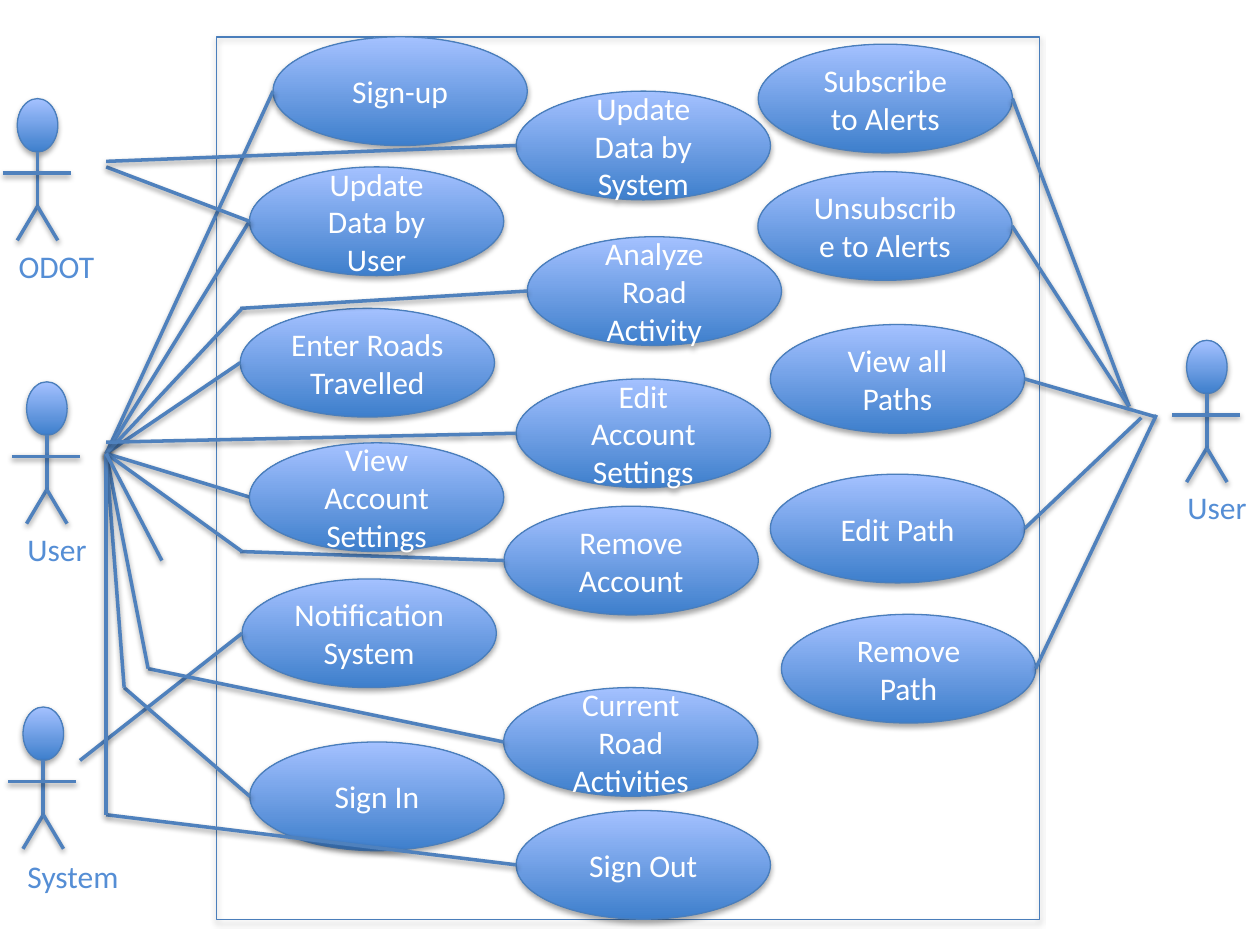
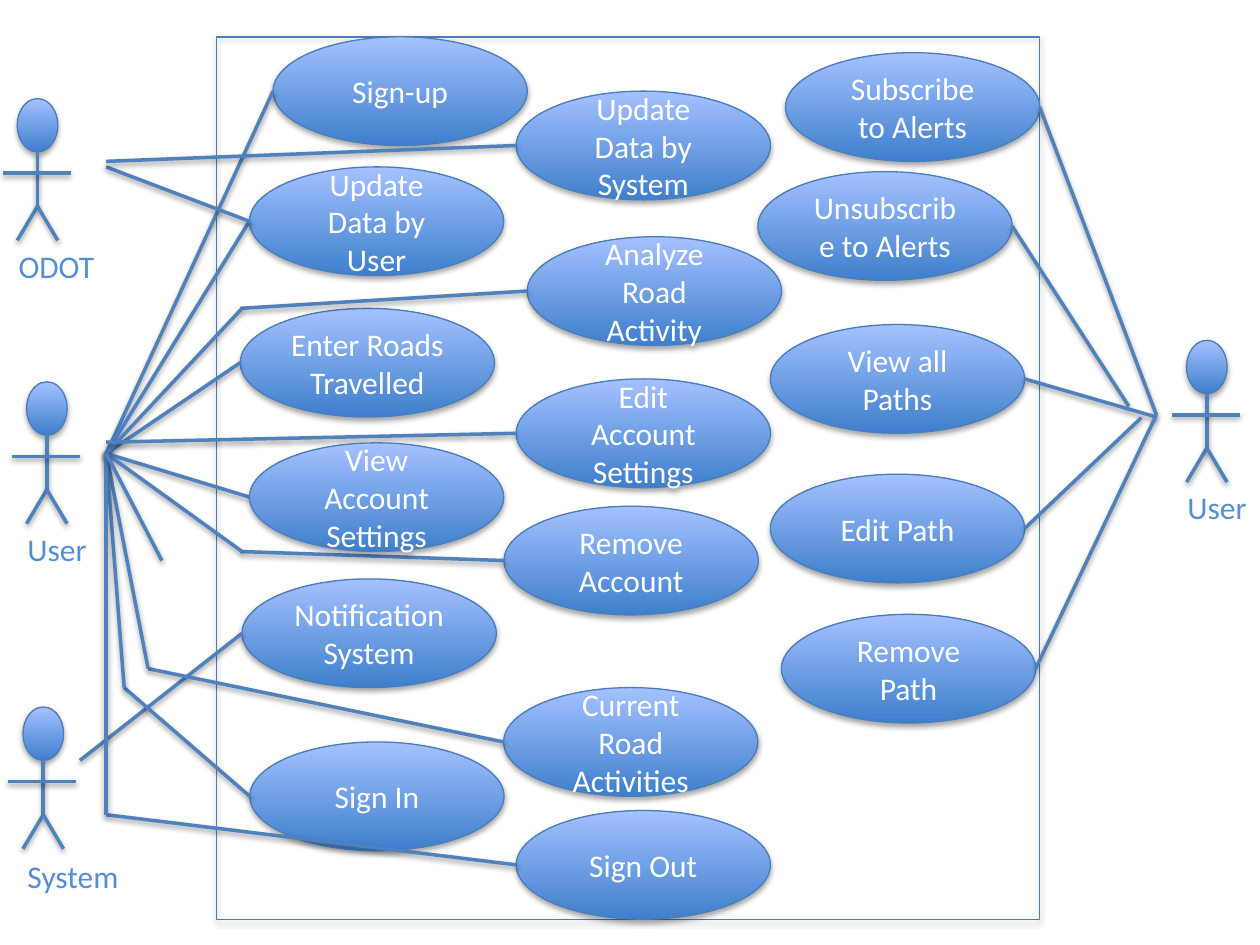
Before and after one commit to niemilkm/csc440-KevinNiemiller, a slide deck: slide 1 of deliverables/inception/Other/UseCaseModelDiagram.pptx. Drawn at 1260x945 pixels with LibreOffice and Linux fonts; fonts in the diff are those of the drawing. Boxes give left, top, right and bottom in pixels: in the first picture for what was removed or moved away, otherwise in the second. Text is boxed around its words. In the diff, an @@ line names an element or a change of style, - is before the commit and + after.

```diff
--- a/deliverables/inception/Other/UseCaseModelDiagram.pptx
+++ b/deliverables/inception/Other/UseCaseModelDiagram.pptx
@@ ellipse "Subscribe to Alerts": place and size @@
-ellipse "Subscribe to Alerts" at [759, 44, 1013, 152]
+ellipse "Subscribe to Alerts" at [785, 53, 1040, 161]
@@ line moved from (1129, 407) - (1013, 98) to (1157, 415) - (1040, 107) @@
```
Also in this commit, not shown: 1 slide added.
